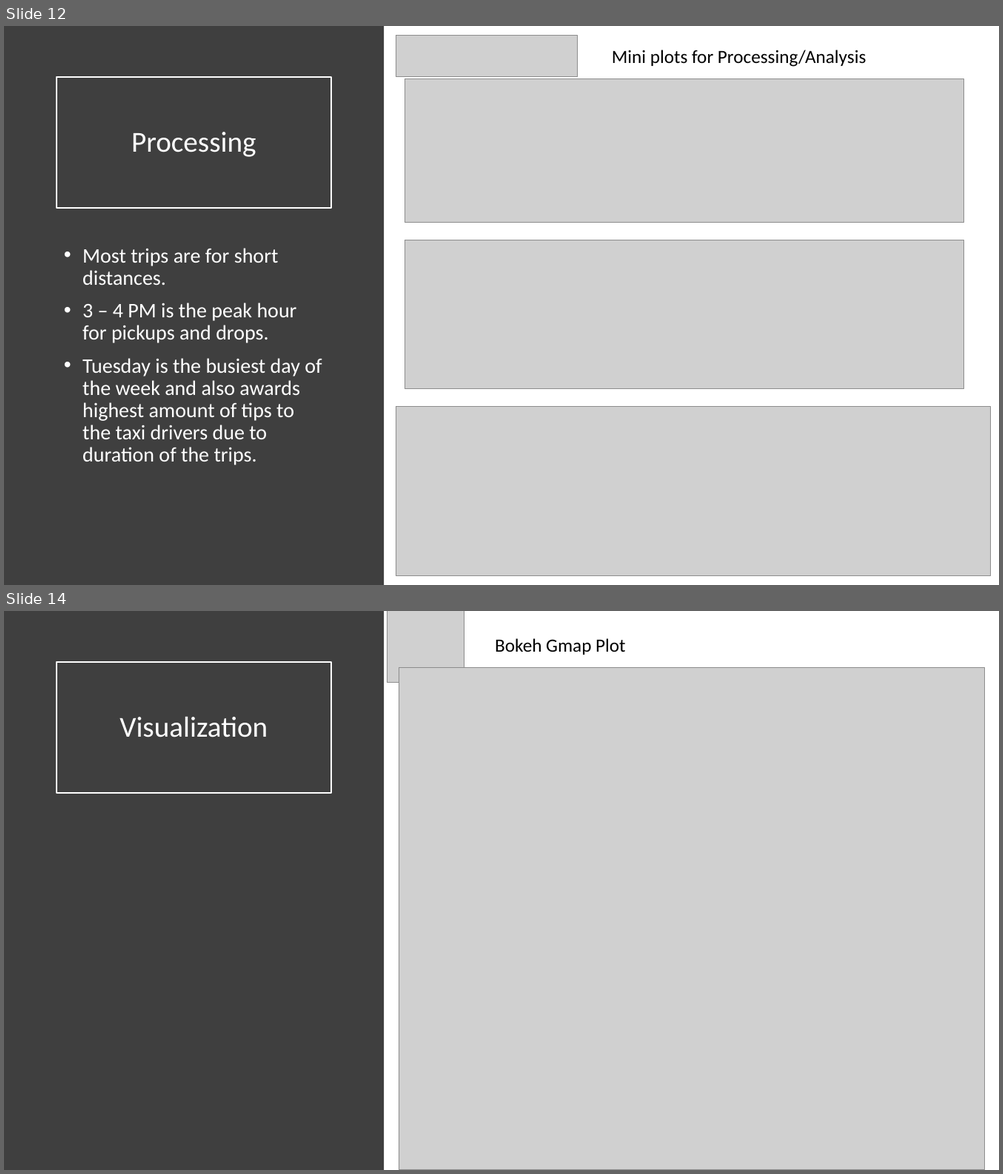
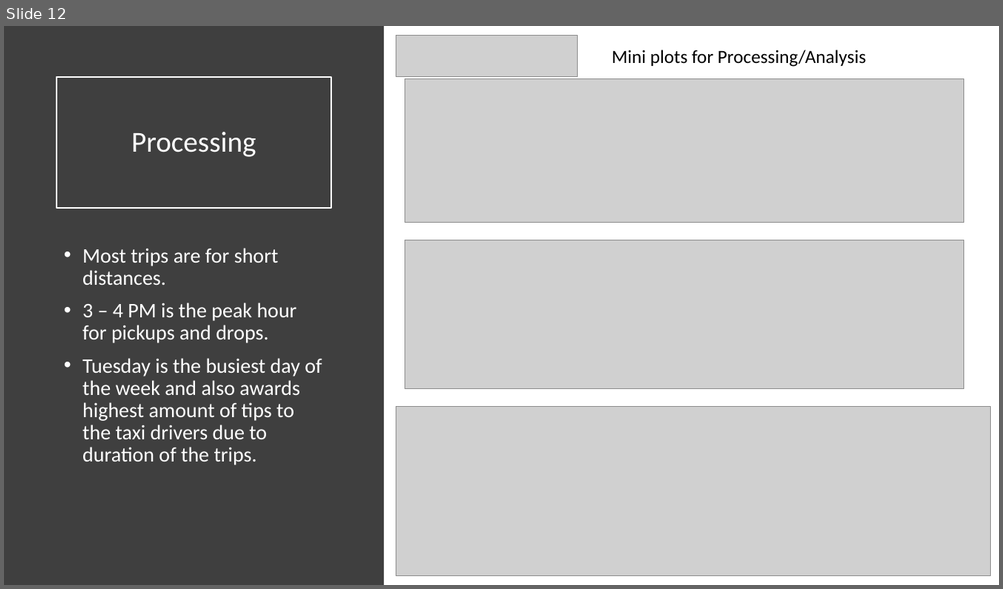
Before and after one commit to chinmoysarangi/Data-Engineering, a slide deck: Presentation.pptx. Shown one above the other, each under a label of ours: slides 12 and 14 before the commit, slide 12 after it; the slides between them are not shown. The pictures are 1003x1174 and 1003x589 pixels, drawn with LibreOffice and Linux fonts; fonts in the diff are those of the drawing; grey boxes stand for pictures. Boxes give left, top, right and bottom in pixels: in the first picture for what was removed or moved away, otherwise in the second. Text is boxed around its words. In the diff, an @@ line names an element or a change of style, - is before the commit and + after.

```diff
--- a/Presentation.pptx
+++ b/Presentation.pptx
@@ slide 14 removed at [4, 611, 999, 1170], background #FFFFFF @@
@@ rectangle removed at [4, 611, 384, 1170] @@
@@ picture removed at [387, 611, 464, 683] @@
@@ text removed at [495, 638, 625, 655] @@
-Bokeh Gmap Plot
@@ title removed at [57, 662, 331, 793] @@
-Visualization
@@ picture removed at [399, 668, 985, 1170] @@
```
Also in this commit, not shown: 1 slide changed, 4 slides added, 3 other slides removed.
